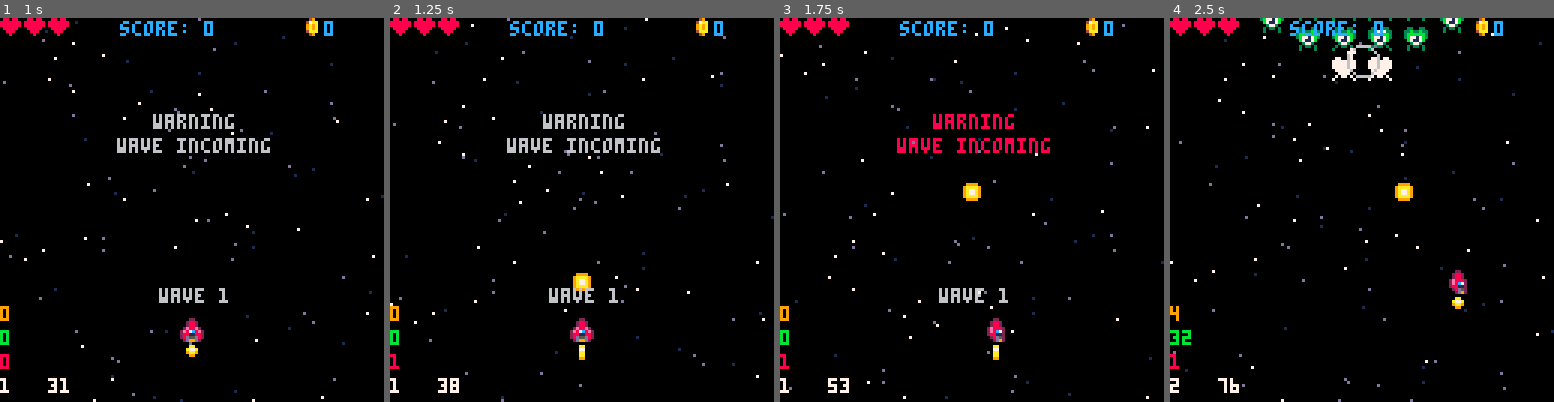
Above: before the commit, frames 1-4 (left to right).
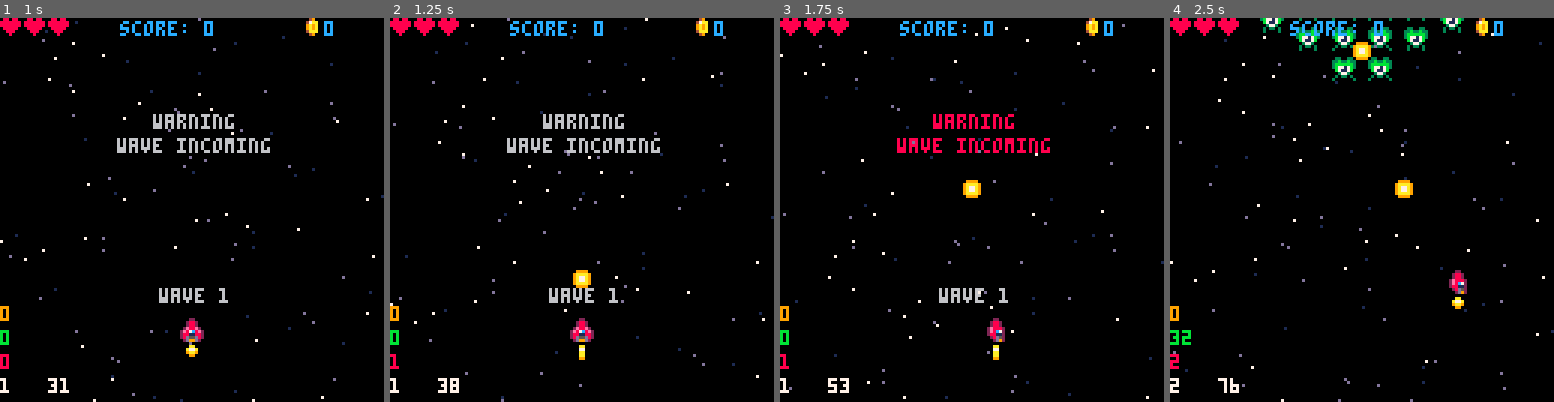
Above: after the commit, the same moments.

Repository: sirchras/p8-shmup
Game: PICO-8 cartridge shmup.p8
Same seed, same stepped clock (60 frames per second), same inputs: the game is played once before the commit and once after it.
Inputs:
- Up to frame 1 (1 s): tap X (X key) at 0.33 s; tap O (Z key) at 0.7 s
- Up to frame 2 (1.25 s): tap X (X key) at 1.07 s
- Up to frame 3 (1.75 s): hold Right from 1.6 s (still down); tap O (Z key) at 1.7 s
- Up to frame 4 (2.5 s): tap X (X key) at 1.85 s; release Right at 2.1 s; tap O (Z key) at 2.1 s; hold Up 2.15-2.42 s; hold Right from 2.47 s (still down)

Frame 1 is identical in both runs. In frame 2, 0.1% of the frame differs, in the area x 47-53%, y 65-72%; in frame 3, 0.1%; in frame 4, 1.0%, in the area x 0-64%, y 3-91%.

Commit message:
refactor bullet firing

Diff:
--- a/shmup.p8
+++ b/shmup.p8
@@ -1,7 +1,7 @@
 pico-8 cartridge // http://www.pico-8.com
 version 41
 __lua__
---main
+--main/util
 do
 	--state transition vars
 	local state,target_state
@@ -124,6 +124,8 @@
 	end
 end
 -->8
+--start/end screens
+
 --start state
 function startscrn()
 	--set state, play music
@@ -146,6 +148,51 @@
 			12)
 		print("press ❎ to start",30,
 			80,blnk())
+	end
+end
+
+--over state
+do
+	local drawtxt,drawwin,drawlose
+	function gameover(win)
+		--set state
+		setstate("over",30)
+		drawtxt=win and drawwin
+			or drawlose
+--		setstate("over")
+		--play music
+		music(win and 0 or 6)
+		--set btnp delay
+		setbtnpdelay()
+	end
+
+	function update_over()
+		--anim any remaining ptc
+		for ptc in all(pfx) do
+			ptc:update()
+		end
+		if btnp(❎) then
+			--start game
+	--		startgame()
+			startscrn()
+		end
+	end
+
+	local blnk=blink(6,7)
+	function draw_over()
+		draw_game() --draw game in bg
+		drawtxt()
+		print("press ❎ to restart",
+			25,80,blnk())
+	end
+
+	--drawtxt
+	drawwin=function()
+		print("congratulations",35,
+			40,12)
+	end
+	drawlose=function()
+		print("game over",47,40,8)
 	end
 end
 -->8
@@ -219,13 +266,7 @@
 		if fr>firenext then
 			local e=selectenemy()
 			if e and e.act==e.hold then
-				if e.typ=="bb" then
-					e:firespread(8)
-				elseif e.typ=="red" then
-					e:fireaimed(p)
-				else
-					e:fire()
-				end
+				e:fire()
 				firenext=fr+20+rnd(20)
 			end
 		end
@@ -545,51 +585,6 @@
 	return {update=_upd,draw=_drw}
 end
 -->8
---over state
-do
-	local drawtxt,drawwin,drawlose
-	function gameover(win)
-		--set state
-		setstate("over",30)
-		drawtxt=win and drawwin
-			or drawlose
---		setstate("over")
-		--play music
-		music(win and 0 or 6)
-		--set btnp delay
-		setbtnpdelay()
-	end
-
-	function update_over()
-		--anim any remaining ptc
-		for ptc in all(pfx) do
-			ptc:update()
-		end
-		if btnp(❎) then
-			--start game
-	--		startgame()
-			startscrn()
-		end
-	end
-
-	local blnk=blink(6,7)
-	function draw_over()
-		draw_game() --draw game in bg
-		drawtxt()
-		print("press ❎ to restart",
-			25,80,blnk())
-	end
-
-	--drawtxt
-	drawwin=function()
-		print("congratulations",35,
-			40,12)
-	end
-	drawlose=function()
-		print("game over",47,40,8)
-	end
-end
--->8
 --classes: gmobj & particles
 
 --util class to avoid repetition
@@ -790,8 +785,8 @@
 	sp=2, --player sprite
 	fsp=5, --flame sprite
 	s=2, --movement speed
-	fr=4, --fire rate
-	fc=0, --fire cooldown
+--	fr=4, --fire rate
+--	fc=0, --fire cooldown
 	mflsh=0, --muzzle flash
 	♥=3, --current lives
 	m♥=3, --max lives
@@ -813,18 +808,7 @@
 	if (btn(⬇️)) dy=self.s
 --	if btn(❎) and self.fc<=0 then
 	if btnp(❎) then
-		--spawn new bullet
-		add(bullets,bullet:new{
-			x=self.x,
-			y=self.y-6,
-			dy=-2
-		})
-		--reset fire cooldown
-		self.fc=self.fr
-		--set muzzle flash
-		self.mflsh=4
-		--play firing sfx
-		sfx(0)
+		self:fire()
 	end
 	--move/update player
 	self:move(dx,dy)
@@ -834,7 +818,7 @@
 	--decrm iframes
 	if (self.invul>0) self.invul-=1
 	--decrm fire cooldown
-	if (self.fc>0) self.fc-=1
+--	if (self.fc>0) self.fc-=1
 	--anim muzzle flash
 	if (self.mflsh>0) self.mflsh-=1
 	--anim flame
@@ -860,12 +844,28 @@
 		circfill(x+4,y,self.mflsh,7)
 	end
 end
+function player:fire()
+	--spawn new bullet
+	fire(self,bullet)
+	--set muzzle flash
+	self.mflsh=4
+	--reset fire cooldown
+--	self.fc=self.fr
+	--sfx
+	sfx(0)
+end
 
 --bullet class
 bullet=gmobj:new{
 	sp=14, --bullet sprite
 	dx=0, --x velocity
 	dy=0, --y velocity
+	_w=6, --sprite width
+	_h=6, --sprite height
+	colw=4, --collider width
+	colh=4, --collider height
+	colxoff=1, --collider x offset
+	colyoff=1, --collider y offset
 }
 function bullet:update()
 	self:move(self.dx,self.dy)
@@ -874,9 +874,10 @@
 		if self:col(e) then
 			enemy_col(e)
 			del(bullets,self)
+			--create impact fx
 			spawnimpact(self.x+4,
 				self.y+4)
-			sfx(3)
+			sfx(3) --hit sfx
 		end
 	end
 end
@@ -906,6 +907,38 @@
 	end
 end
 
+--fire a bullet
+function fire(self,typ,ang,spd)
+	local ang=ang or 0.5
+	local spd=spd or 2
+	--spawn new bullet
+	return add(bullets,typ:new{
+		--this assumes spr is not
+		-- offset from top-left
+		x=self.x+(self:w()-typ:w())/2+(sin(ang)*(self:w()+typ:w())/2),
+		y=self.y+(self:h()-typ:h())/2+(cos(ang)*(self:h()+typ:h())/2),
+		dx=spd*sin(ang),
+		dy=spd*cos(ang)
+	})
+end
+
+--fire a circle of bullets
+function firespread(self,typ,n,ang,spd)
+	for i=1,n do
+		fire(self,typ,ang+i/n,spd)
+	end
+end
+
+--fire an aimed bullet
+function fireaimed(self,typ,t,spd)
+	local b=fire(self,typ,0,spd)
+	local dy=t.y-b.y+(t:h()-b:h())/2
+	local dx=t.x-b.x+(t:w()-b:w())/2
+	local ang=atan2(dy,dx)
+	b.dx=spd*sin(ang)
+	b.dy=spd*cos(ang)
+	return b
+end
 -->8
 --classes: enemies
 
@@ -923,6 +956,7 @@
 	wait=0, --wait before active
 	shke=0, --shake
 	s=1, --default mv speed
+	b=ebullet,
 }
 function enemy:update()
 	if (self.shke>0) self.shke-=1
@@ -981,41 +1015,10 @@
 function enemy:fire(ang,spd)
 	local ang=ang or 0
 	local spd=spd or 2
---	local spd=0.2
-	local b=ebullet
+	--spawn new bullet
+	fire(self,self.b,ang,spd)
+	--sfx
 	sfx(29)
-	--spawn new bullet
-	return add(bullets,b:new{
-		--mathematically correct,
-		-- but looks like a lot
-		-- simplify?
-		x=self.x+(self:w()-b:w())/2+(sin(ang)*(self:w()+b:w())/2),
-		y=self.y+(self:h()-b:h())/2+(cos(ang)*(self:h()+b:h())/2),
-		dx=spd*sin(ang),
-		dy=spd*cos(ang)
-	})
-end
---todo: make class agnostic?
-function enemy:firespread(n,ang,spd)
-	local ang=ang or 0
-	local spd=spd or 2
-	for i=1,n do
-		self:fire(ang+i/n,spd)
-	end
-end
---todo: make class agnostic?
-function enemy:fireaimed(t,spd)
-	local t=t or p --default player
-	local spd=spd or 2
---	local spd=0.2
-	local b=self:fire()
-	local dy=t.y-b.y+(t:h()-b:h())/2
-	local dx=t.x-b.x+(t:w()-b:w())/2
-	local ang=atan2(dy,dx)
-	b.dx=spd*sin(ang)
-	b.dy=spd*cos(ang)
-	--debug
---	b.ang=ang
 end
 --enemy behavior: advance
 function enemy:adv()
@@ -1138,8 +1141,15 @@
 	self:move(dx,dy)
 	self.x=mid(0,self.x,120)
 end
-
---todo: change name
+--ang argument?
+function red:fire(spd)
+	local spd=spd or 2
+	-- fire aimed shot
+	fireaimed(self,self.b,p,spd)
+	--sfx
+	sfx(29)
+end
+
 --golden bug?
 bb=enemy:new{
 	typ="bb",
@@ -1156,12 +1166,18 @@
 	if self.y<110 then
 		if ceil(time()*30)%10==0 then
 			local offset=self.angof
-			self:firespread(8,offset,1)
+			self:fire(offset)
 			offset+=0.02
 			self.angof=offset%1
 		end
 	end
 	enemy.atk(self)
+end
+function bb:fire(ang,spd)
+	local ang=ang or 0
+	local spd=spd or 1
+	firespread(self,self.b,8,ang,spd)
+	sfx(29)
 end
 -->8
 --pickups & waves
@@ -1315,13 +1331,13 @@
 	}
 end
 __gfx__
-00000000000220000002200000022000000000000000000000000000000000000000000000000000088088000880880008808800009999000000000000000000
-0000000000288200002882000028820000000000000aa000000aa000000aa00000a77a00000aa00088880080888888808008008009aaaa900099990000000000
-007007000028820000288200002882000000000000a77a000007700000a77a0009aaaa9000a77a008880008088888880800000809aa77aa909aaaa9000099000
-0007700002888e2002e88e2002e8882000000000009aa900000aa000009aa90000999900009aa9000888080008888800080008009a7777a909a77a90009a7900
-00077000027c8e202e87c8e202e8c7200000000000099000000aa0000009900000000000000990000080800000888000008080009a7777a909a77a90009aa900
-007007000211882028811882028811200000000000000000000990000000000000000000000000000008000000080000000800009aa77aa909aaaa9000099000
-00000000025d820028d55d820028d52000000000000000000000000000000000000000000000000000000000000000000000000009aaaa900099990000000000
+00000000000220000002200000022000000000000000000000000000000000000000000000000000088088000880880008808800009999000999900000000000
+0000000000288200002882000028820000000000000aa000000aa000000aa00000a77a00000aa00088880080888888808008008009aaaa909aaaa90000000000
+007007000028820000288200002882000000000000a77a000007700000a77a0009aaaa9000a77a008880008088888880800000809aa77aa99a77a90000099000
+0007700002888e2002e88e2002e8882000000000009aa900000aa000009aa90000999900009aa9000888080008888800080008009a7777a99a77a900009a7900
+00077000027c8e202e87c8e202e8c7200000000000099000000aa0000009900000000000000990000080800000888000008080009a7777a99aaaa900009aa900
+007007000211882028811882028811200000000000000000000990000000000000000000000000000008000000080000000800009aa77aa90999900000099000
+00000000025d820028d55d820028d52000000000000000000000000000000000000000000000000000000000000000000000000009aaaa900000000000000000
 00000000029d200002d99d200002d920000000000000000000000000000000000000000000000000000000000000000000000000009999000000000000000000
 0000000000000000000000000000000000000000000000000000000000000000000000000000000000000000000000000000000000ee000000ee000000770000
 000000000000000000000000000000000000000000077000000770000007700000c77c00000770000000000000000000000000000e22e0000e88e00007dd7000
